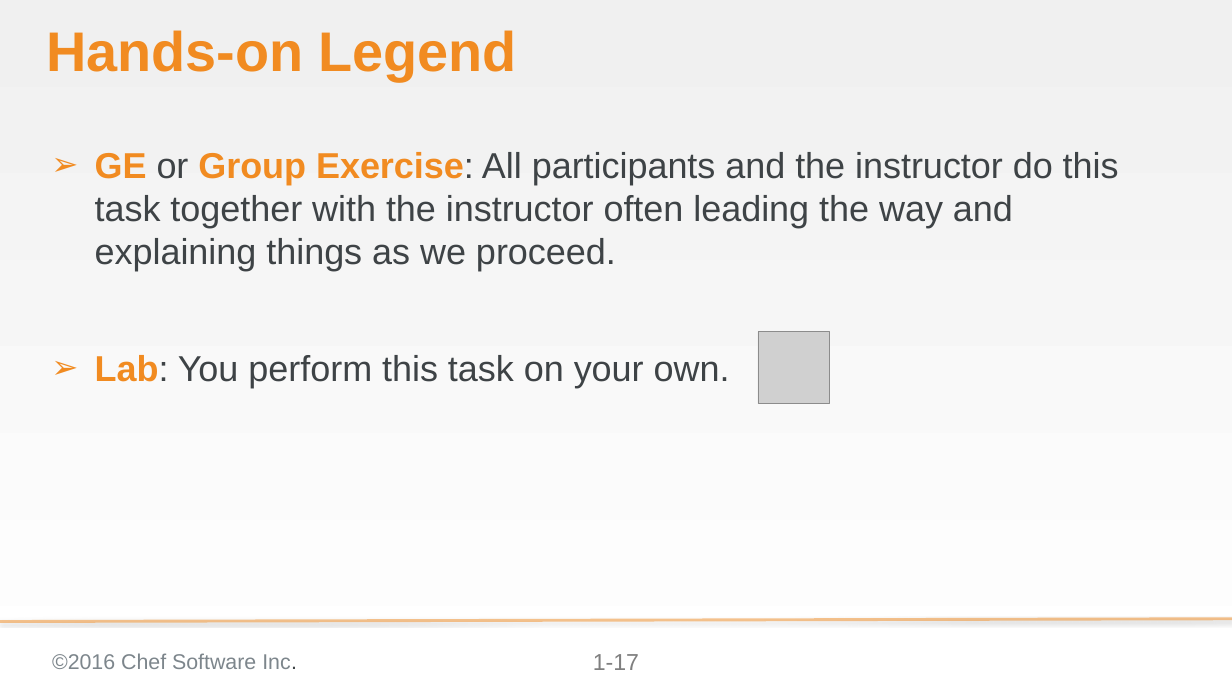
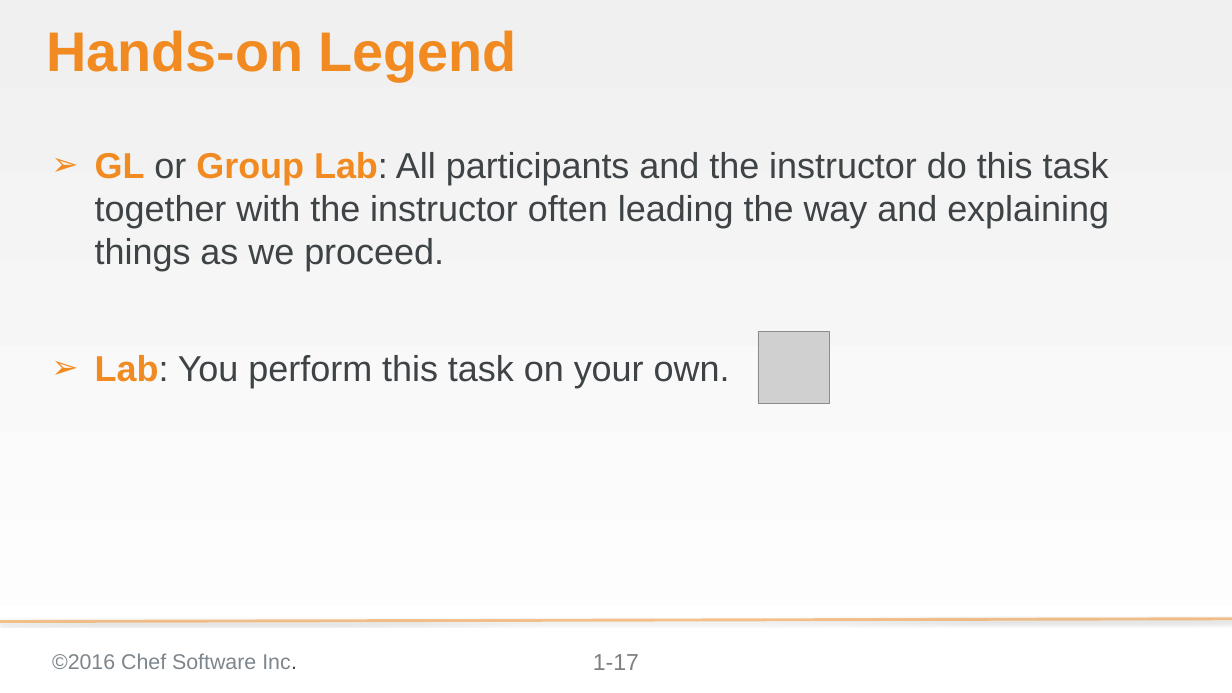
Before and after one commit to bchamby/chef-compliance-installation-configuration-operation, a slide deck: slide 17 of 01-Intro.pptx. Drawn at 1232x693 pixels with LibreOffice and Linux fonts; fonts in the diff are those of the drawing; grey boxes stand for pictures; background and template pictures are left out. Boxes give left, top, right and bottom in pixels: in the first picture for what was removed or moved away, otherwise in the second. Text is boxed around its words. In the diff, an @@ line names an element or a change of style, - is before the commit and + after.

```diff
--- a/01-Intro.pptx
+++ b/01-Intro.pptx
@@ text at [95, 152, 1109, 271]: text changed @@
-➢ GE or Group Exercise: All participants and the instructor do this task together with the instructor often leading the way and explaining things as we proceed.
+➢ GL or Group Lab: All participants and the instructor do this task together with the instructor often leading the way and explaining things as we proceed.
```
Also in this commit, not shown: 2 other slides changed, 2 other files.
